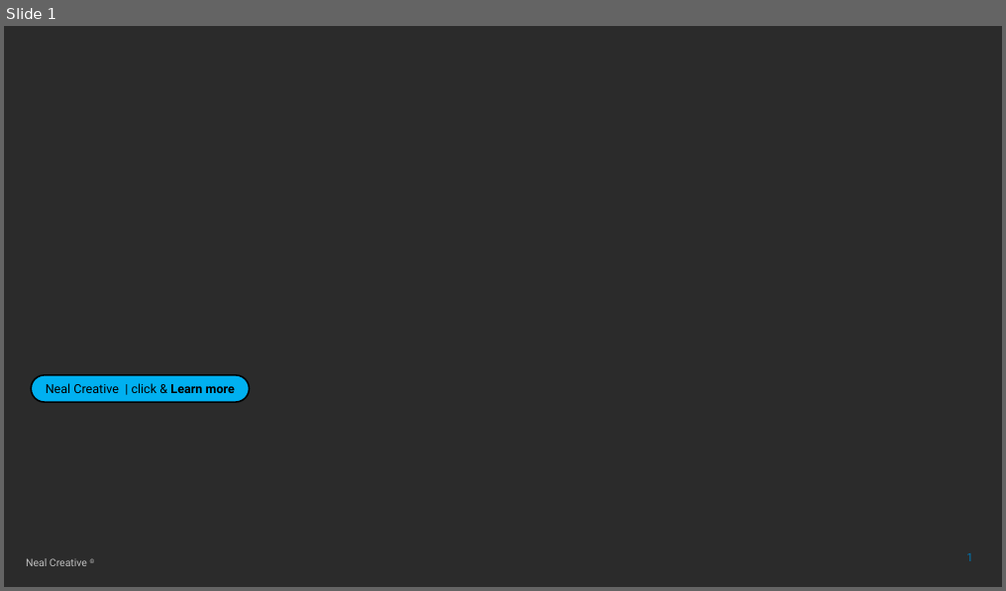
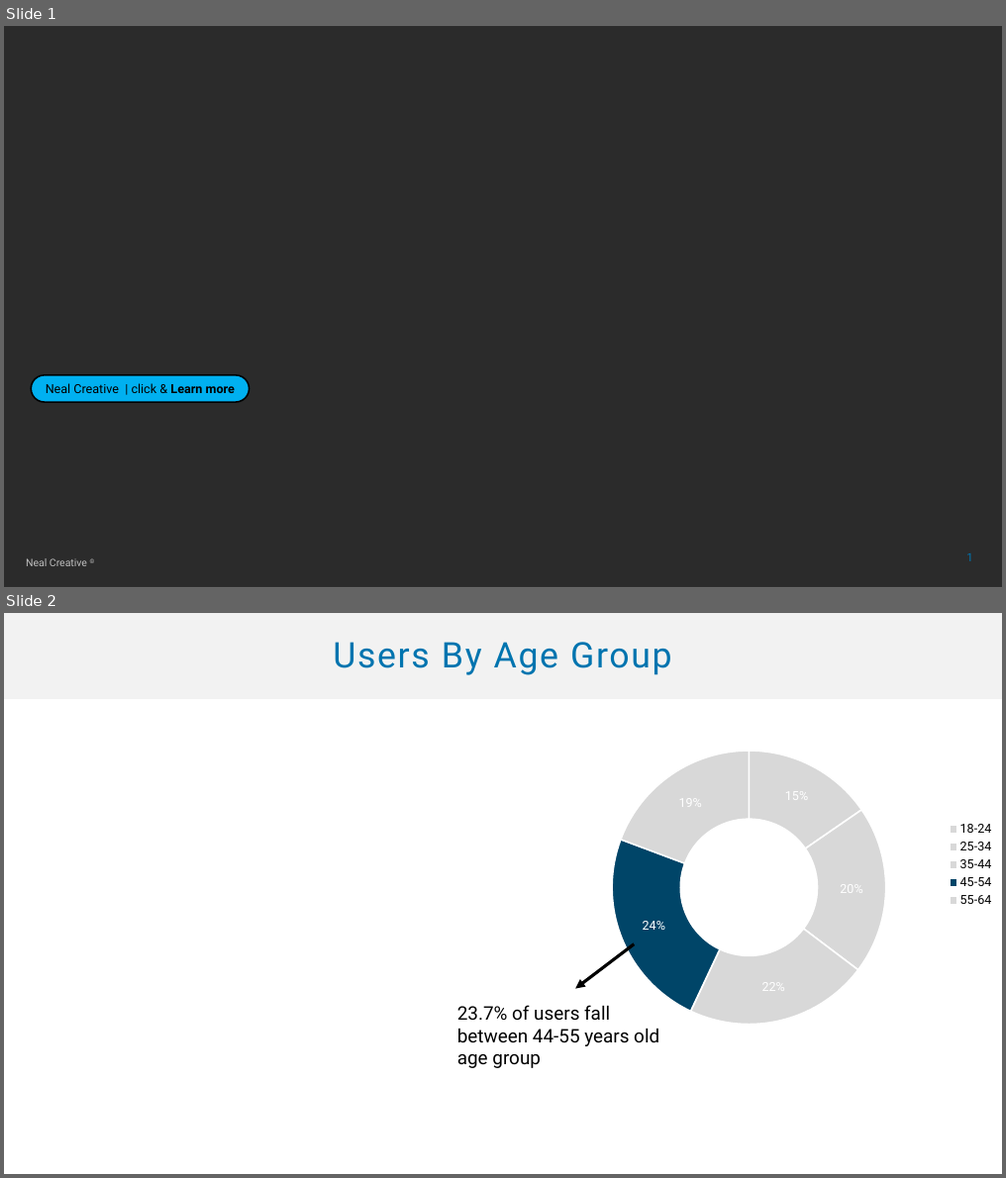
Before and after one commit to manavramesar/social-media-behaviour, a slide deck: Social Media Analysis Presentation.pptx. Shown one above the other, each under a label of ours: slide 1 before the commit, slides 1 and 2 after it. The pictures are 1006x591 and 1006x1178 pixels, drawn with LibreOffice and Linux fonts; fonts in the diff are those of the drawing; background and template pictures are left out; a plain dark background stands for a picture behind light text. Boxes give left, top, right and bottom in pixels: in the first picture for what was removed or moved away, otherwise in the second. Text is boxed around its words. In the diff, an @@ line names an element or a change of style, - is before the commit and + after.

```diff
--- a/Social Media Analysis Presentation.pptx
+++ b/Social Media Analysis Presentation.pptx
@@ slide 2 added at bbox=[4, 613, 1002, 1174], background #FFFFFF @@
@@ title added at bbox=[4, 613, 1002, 699], fill #F2F2F2, 34 pt, text #0074AF @@
+Users By Age Group
@@ doughnut chart added at bbox=[496, 695, 1002, 1035] @@
+title "Age Group"
+categories: 18-24, 25-34, 35-44, 45-54, 55-64
+Age Group: 15, 20, 22, 24, 19
@@ arrow added from (635, 945) to (576, 989), #000000 3 pt @@
@@ text added at bbox=[457, 1005, 659, 1068], 18 pt, text #000000 @@
+23.7% of users fall between 44-55 years old age group
```
Also in this commit, not shown: 2 other slides added, 8 slides removed.
